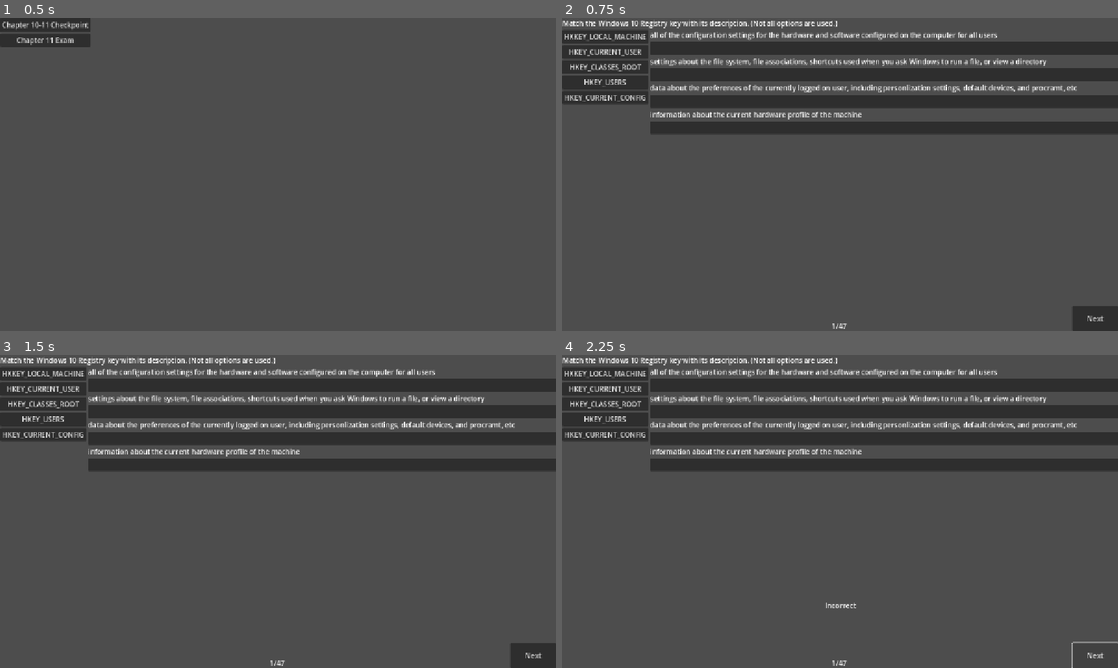
Above: before the commit, frames 1-4 (two rows, left to right).
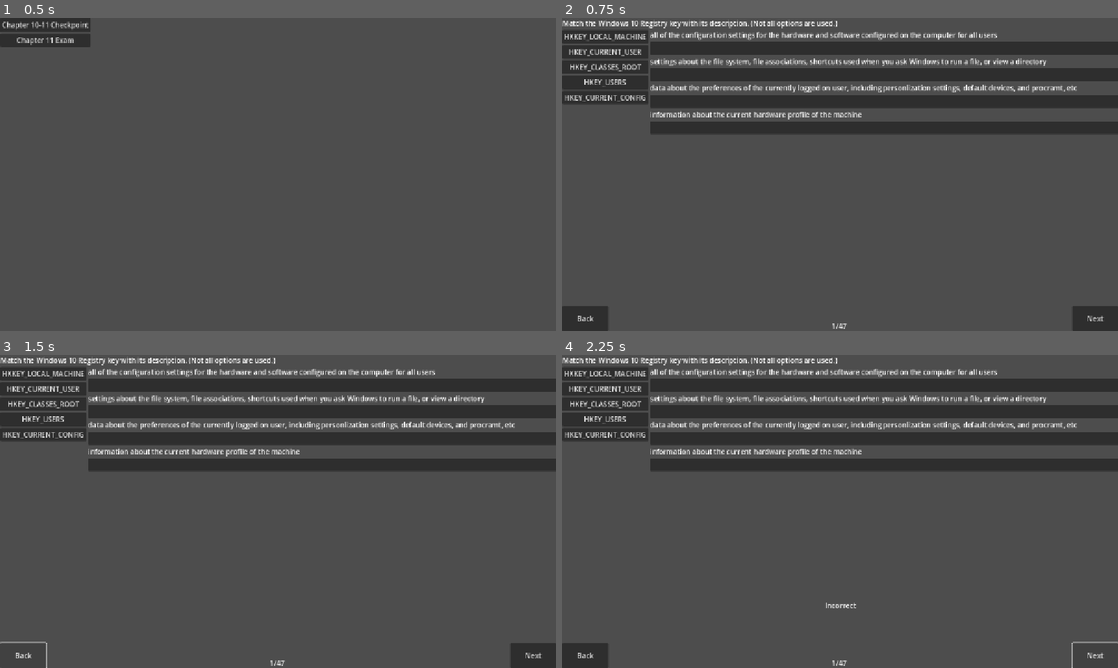
Above: after the commit, the same moments.

Repository: JMO1212/Quiz-Software
Game: Godot game, scene res://main.tscn
The game is run twice, just before and just after one commit, with the same random seed, the same clock (stepped at 60 frames per second) and the same inputs.
Inputs (mouse positions are in pixels of both pictures, inside the frame that each line leads up to):
- Up to frame 1 (0.5 s): no input
- Up to frame 2 (0.75 s): click "Chapter 11 Exam" at 0.5 s
- Up to frame 3 (1.5 s): click (22, 655) at 1.25 s, where only the run after the commit has a clickable "Back"
- Up to frame 4 (2.25 s): click "Next" at 2 s

Frame 1 is identical in both runs. In frame 2, 0.6% of the frame differs, in the area x 0-9%, y 92-100%; in frame 3, less than 0.1%; in frame 4, 0.6%.

Commit message:
Added back button

Diff:
--- a/Chapters/chapter_11_exam.gd
+++ b/Chapters/chapter_11_exam.gd
@@ -401,6 +401,7 @@
 
 func _on_prev_question_pressed() -> void:
 	if QuestionNumber > 0:
+		GivenAnswer = []
 		MakeAnswerButtons(Questions[QuestionNumber-1])
 		QuestionNumber-=1
 		$QuestionNumber.text = str(QuestionNumber+1) + "/" + str(Questions.size())
--- a/Chapters/chapter_11_exam.tscn
+++ b/Chapters/chapter_11_exam.tscn
@@ -52,11 +52,13 @@
 text = "Next"
 
 [node name="PrevQuestion" type="Button" parent="."]
-visible = false
-layout_mode = 0
-offset_top = 590.0
+layout_mode = 1
+anchors_preset = 2
+anchor_top = 1.0
+anchor_bottom = 1.0
+offset_top = -58.0
 offset_right = 106.0
-offset_bottom = 648.0
+grow_vertical = 0
 text = "Back"
 
 [node name="QuestionNumber" type="Label" parent="."]
Not shown, changed: export_presets.cfg
Not shown, added: export/v1.1.0/quiz.console.exe
Not shown, added: export/v1.1.0/quiz.exe
Not shown, added: export/v1.1.0/quiz.pck
